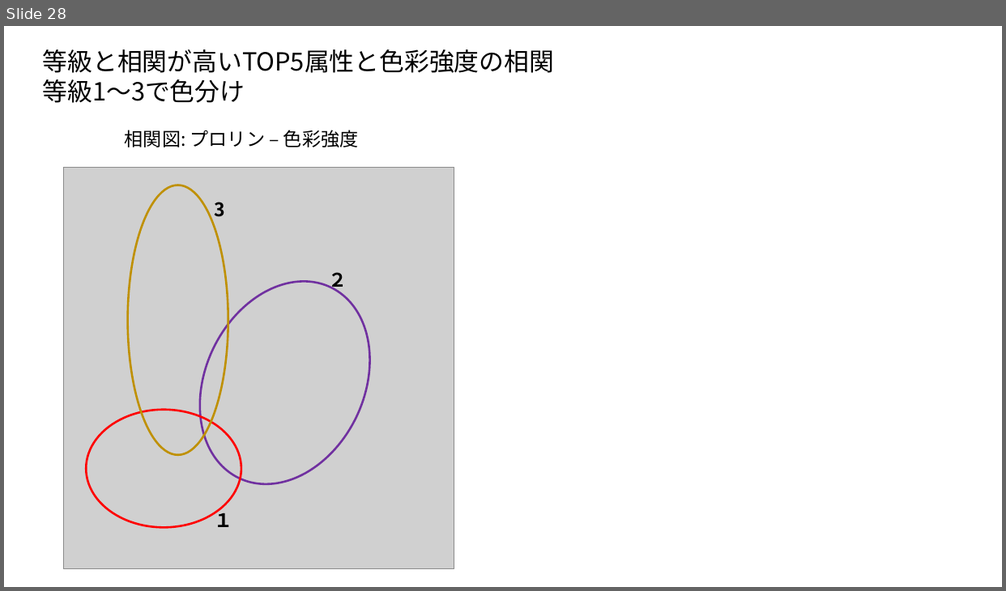
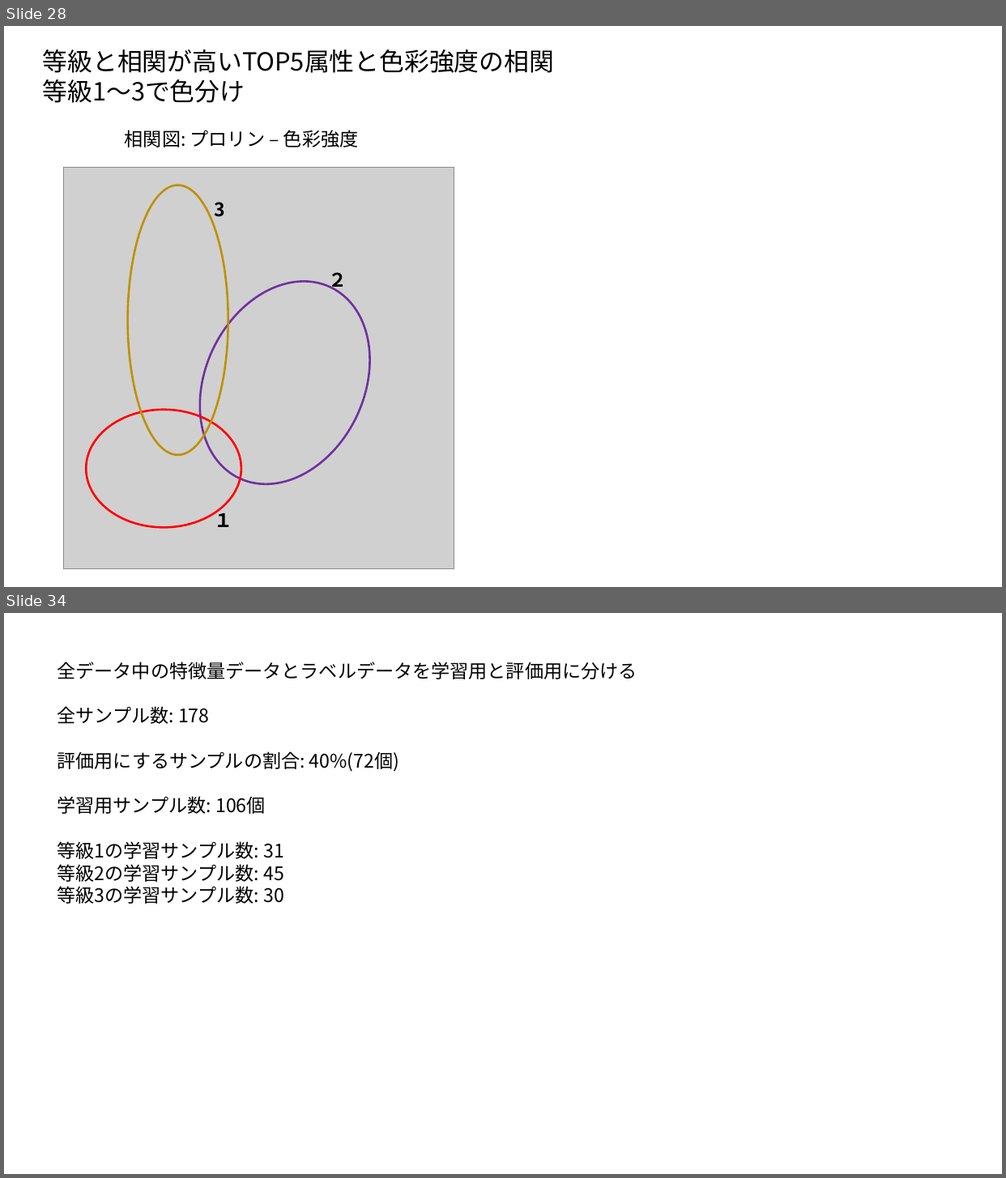
Before and after one commit to ShisatoYano/PythonPrograms, a slide deck: Analysis_Origine_Wine/Report.pptx. Shown one above the other, each under a label of ours: slide 28 before the commit, slides 28 and 34 after it; the slides between them are not shown. The pictures are 1006x591 and 1006x1178 pixels, drawn with LibreOffice and Linux fonts; fonts in the diff are those of the drawing; grey boxes stand for pictures. Boxes give left, top, right and bottom in pixels: in the first picture for what was removed or moved away, otherwise in the second. Text is boxed around its words. In the diff, an @@ line names an element or a change of style, - is before the commit and + after.

```diff
--- a/Analysis_Origine_Wine/Report.pptx
+++ b/Analysis_Origine_Wine/Report.pptx
@@ slide 34 added at [4,613,1002,1174], background #FFFFFF @@
@@ text added at [57,662,637,904], 18 pt, text #000000 @@
+全データ中の特徴量データとラベルデータを学習用と評価用に分ける
+全サンプル数: 178
+評価用にするサンプルの割合: 40%(72個)
+学習用サンプル数: 106個
+等級1の学習サンプル数: 31
+等級2の学習サンプル数: 45
+等級3の学習サンプル数: 30
```
Also in this commit, not shown: 3 slides changed, 13 other slides added, 4 other files.
